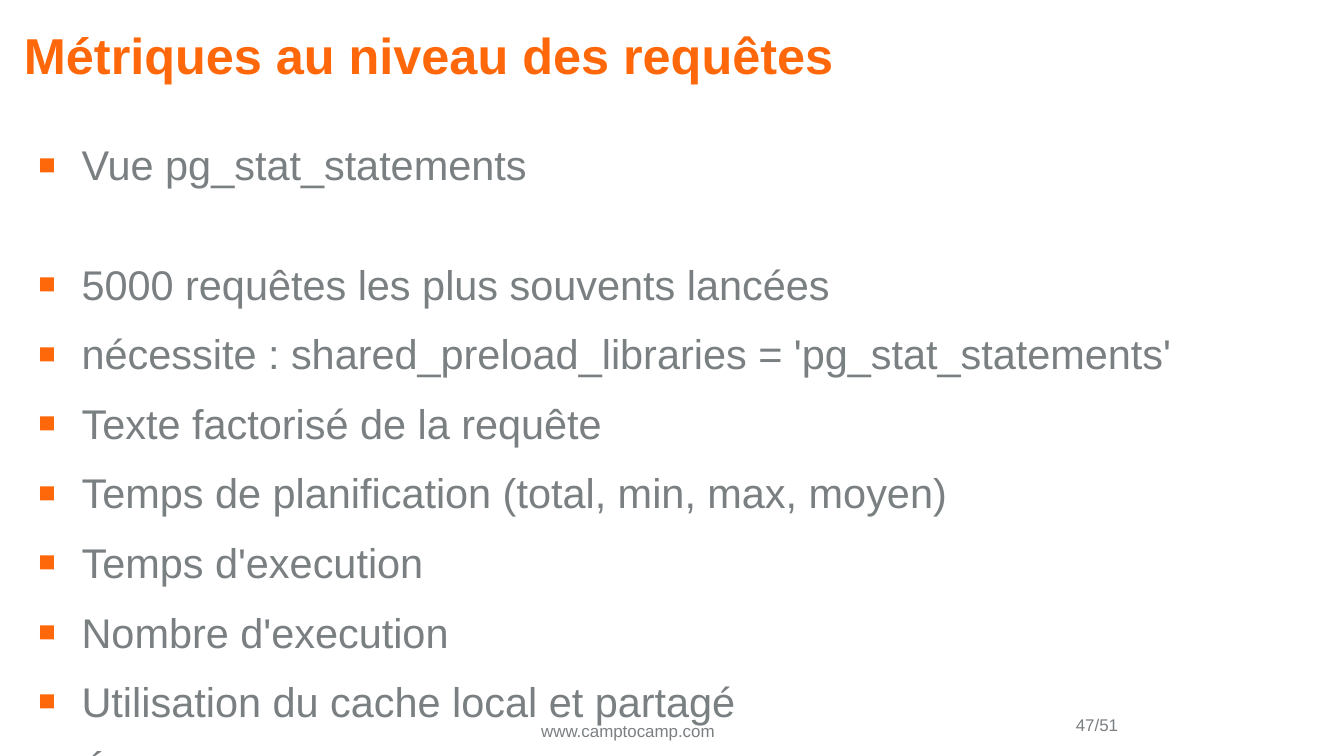
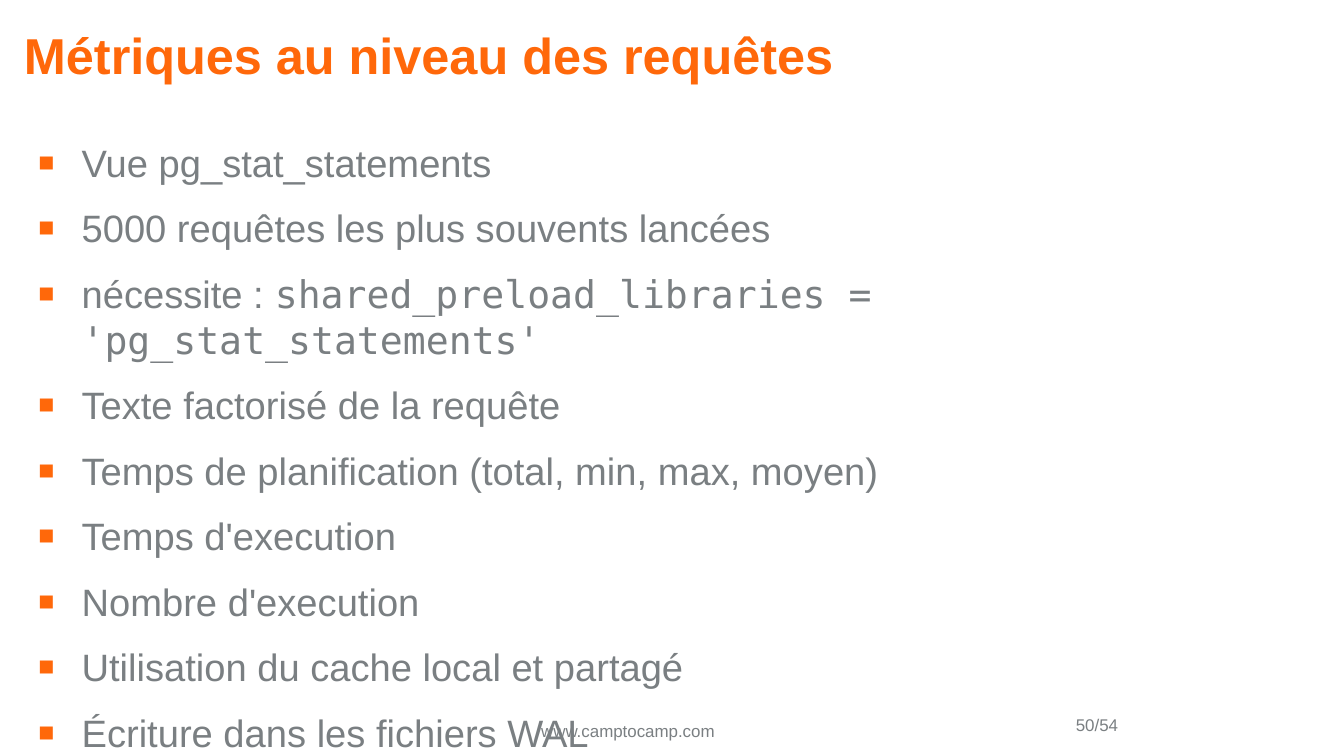
Before and after one commit to Vampouille/demo-prometheus-postgres, a slide deck: slide 50 of pgday2.odp (slide 47 before the commit). Drawn at 1344x756 pixels with LibreOffice and Linux fonts; fonts in the diff are those of the drawing; background and template pictures are left out. Boxes give left, top, right and bottom in pixels: in the first picture for what was removed or moved away, otherwise in the second. Text is boxed around its words. In the diff, an @@ line names an element or a change of style, - is before the commit and + after.

```diff
--- a/pgday2.odp
+++ b/pgday2.odp
@@ text "Vue pg_stat_statements" at (x1=82, y1=151, x2=878, y2=748): size 24.5 to 22.5 pt; font Arial to DejaVu Sans Mono in "shared_preload_libraries = 'pg_stat_statements'" @@
@@ page number at (x1=1076, y1=719, x2=1118, y2=731): text changed @@
-47/51
+50/54
```
Also in this commit, not shown: 4 other slides changed, 3 slides added, 3 other files.
